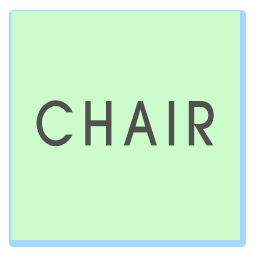
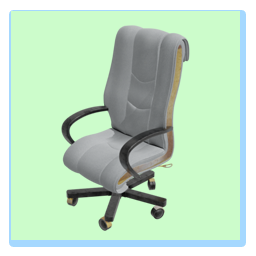
Two versions of the same layered image (256x256). Layer-by-layer changes:
hid "CHAIR" over (x1=36, y1=100, x2=214, y2=147)
added layer "Layer 5" above "Rectangle 1" over (x1=61, y1=25, x2=190, y2=231)
